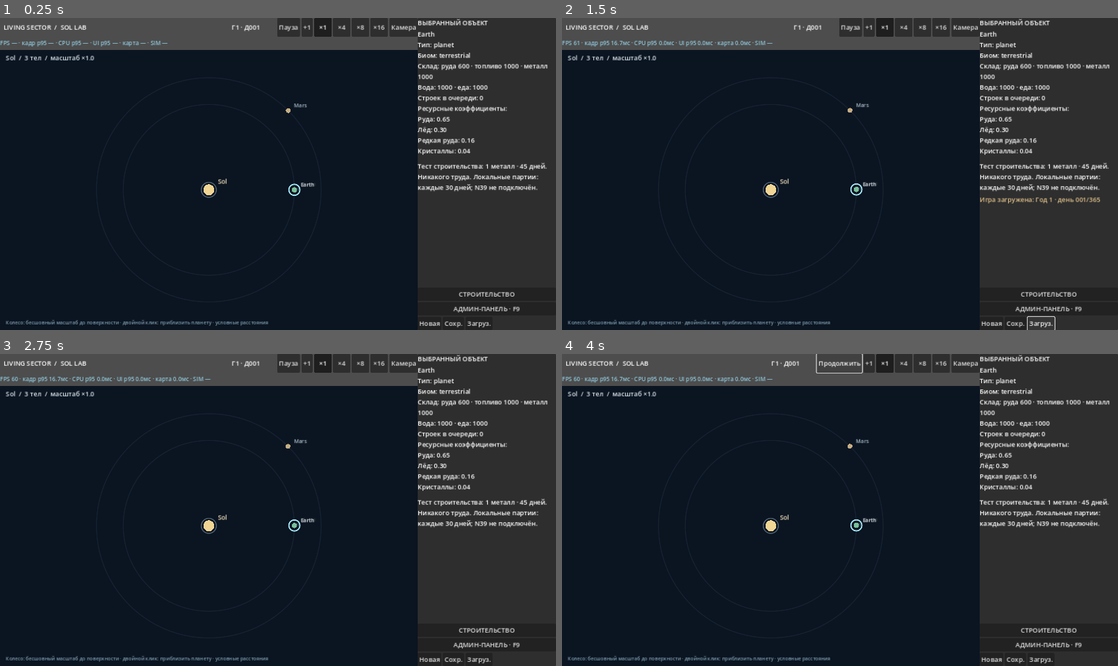
Above: before the commit, frames 1-4 (two rows, left to right).
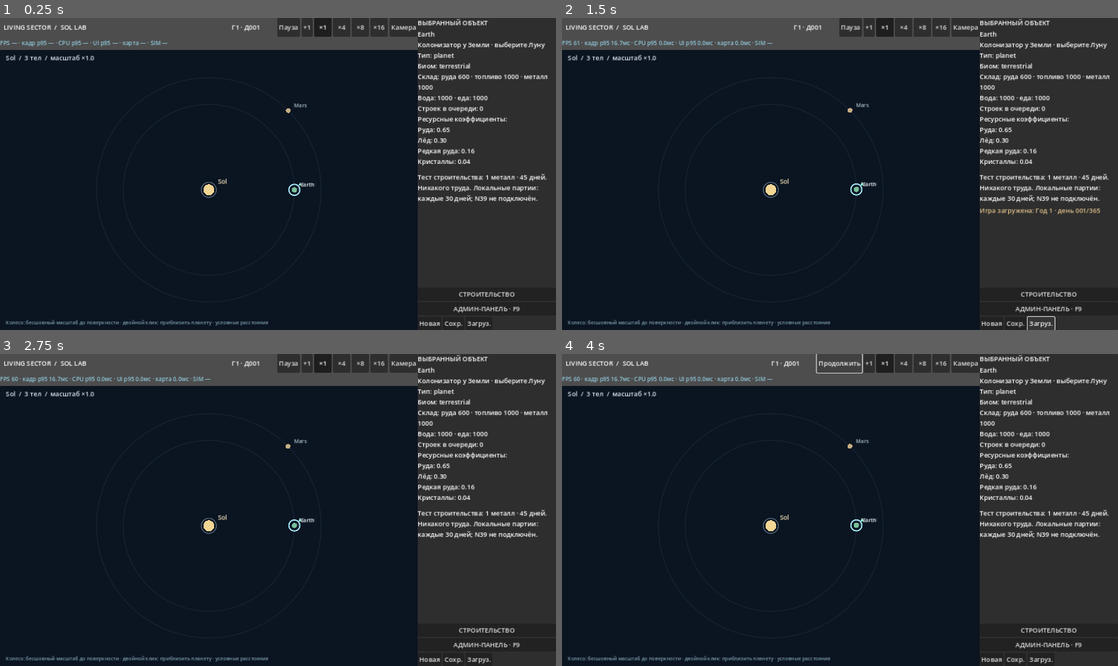
Above: after the commit, the same moments.

Repository: Mefits/Living-Sector
Game: Godot game, scene res://scenes/main.tscn
Same seed, same stepped clock (60 frames per second), same inputs: the game is played once before the commit and once after it.
Inputs:
- Up to frame 1 (0.25 s): no input
- Up to frame 2 (1.5 s): click "Сохр." at 0.5 s; click "Загруз." at 1.25 s
- Up to frame 3 (2.75 s): click "Новая" at 2 s
- Up to frame 4 (4 s): click "Новая" at 2.75 s; click "Пауза" at 3.5 s

The runs differ from the first frame. In frame 1, 2.7% of the frame differs, in the area x 53-99%, y 7-60%; in frame 2, 3.0%, in the area x 53-99%, y 7-64%; in frame 3, 2.7%; in frame 4, 2.7%.

Commit message:
Sol Lab: fly the starter colonizer to Luna and establish local inventory

Diff:
--- a/sol_lab/scripts/main.gd
+++ b/sol_lab/scripts/main.gd
@@ -19,6 +19,7 @@
 var native_time: float = 0.0
 var visual_tick_count: int = 0
 var visual_clock = NativeClock.new()
+var colony_button: Button
 var construction = ConstructionRuntime.new()
 var construction_ui_elapsed: float = 0.0
 var message_line: Label
@@ -146,6 +147,7 @@
     var filler := Control.new()
     filler.size_flags_vertical = Control.SIZE_EXPAND_FILL
     contents.add_child(filler)
+    colony_button = _button(contents, "Колонизировать Луну", _colonize_luna)
     _button(contents, "СТРОИТЕЛЬСТВО", _open_build)
     mode_button = _button(contents, "АДМИН-ПАНЕЛЬ · F9", _toggle_admin)
     var saves := HBoxContainer.new()
@@ -275,6 +277,11 @@
     if frame_profiler.display_due():
         _update_performance_label()
 
+func _colonize_luna() -> void:
+    if selected == "luna" and construction.expedition.depart(native_time):
+        _show_selected()
+        _notice("Колонизатор отправился к Луне")
+
 func _show_selected() -> void:
     if details == null:
         return
@@ -289,6 +296,15 @@
             "Строек в очереди: %d" % _pending_on(selected),
             "Ресурсные коэффициенты:"
         ]
+        var expedition = construction.expedition
+        colony_button.visible = selected == "luna" and expedition.ship.get("location") == "earth-colony"
+        if selected in ["earth", "luna"] and not expedition.ship.is_empty():
+            if expedition.ship.location == "transit":
+                items.insert(1, "Колонизатор → Луна · прибытие " + Calendar.calendar_text(expedition.ship.arrival))
+            else:
+                items.insert(1, "Колонизатор у Земли · выберите Луну")
+        elif selected == "luna" and not expedition.settlers.is_empty():
+            items.insert(1, "Население: %d" % int(expedition.settlers.population_count))
         var coeff: Dictionary = config.get("planets",{}).get(selected,{})
         for key in body.get("resources",{}).keys():
             items.append("%s: %.2f" % [Model.resource_label(str(key)),
@@ -433,6 +449,7 @@
     move_child(native_view, 0)
     native_view.set_world(_native_view_world())
     native_view.select_body(selected)
+    native_view.colonizer_progress = construction.expedition.progress(native_time)
     native_view.set_native_station_time(native_time)
 
 func _update_native_map() -> void:
@@ -440,6 +457,7 @@
         return
     var begun: int = Time.get_ticks_usec()
     native_view.update_world(_native_view_world())
+    native_view.colonizer_progress = construction.expedition.progress(native_time)
     native_view.set_native_station_time(native_time)
     _map_view_last_usec = maxi(0, Time.get_ticks_usec() - begun)
     _map_view_peak_usec = maxi(_map_view_peak_usec, _map_view_last_usec)
--- a/sol_lab/scripts/sol_construction_runtime.gd
+++ b/sol_lab/scripts/sol_construction_runtime.gd
@@ -11,6 +11,9 @@
 var now_native: float = 0.0
 var next_id: int = 1
 var sites: Array = []
+var expedition := preload("res://scripts/sol_lunar_expedition.gd").new()
+var initial_markets := 0
+var initial_manifest: Dictionary
 const CYCLE_DAYS := 30
 var planets: Dictionary = {}
 var producers: Array = []
@@ -19,6 +22,9 @@
 
 func setup(source_world: Dictionary, building_settings: Dictionary) -> void:
  world = source_world
+ expedition.reset(world)
+ initial_markets = world.get("markets", []).size()
+ initial_manifest = expedition.snapshot()
  settings = building_settings
  now_native = 0.0
  next_id = 1
@@ -119,6 +125,9 @@
  if not is_finite(new_native) or new_native < now_native:
   return completed
  now_native = new_native
+ if expedition.ship.get("location", "") == "transit" and now_native >= float(expedition.ship.arrival):
+  if expedition.land_if_due(world, now_native, _colony_owner("earth")):
+   completed.append("Колония на Луне основана")
  var remaining: Array = []
  for site in sites:
   if now_native + 0.000001 < float(site["finish_native"]):
@@ -155,6 +164,7 @@
 func snapshot() -> Dictionary:
  return {
   "version": VERSION,
+  "expedition": expedition.snapshot(),
   "system_id": str(world.get("system", {}).get("id", "")),
   "native_time": now_native,
   "next_id": next_id,
@@ -182,7 +192,14 @@
  if not (input_sites is Array) or not (input_facilities is Array) or (
      not (input_markets is Array)):
   return false
- if input_markets.size() != (world.get("markets", []) as Array).size():
+ var lunar := false
+ for item in input_markets:
+  if item is Dictionary and item.get("facility_id") == expedition.PORT:
+   lunar = true
+ var manifest: Variant = data.get("expedition", initial_manifest)
+ if not expedition.validate(manifest, lunar, float(t)):
+  return false
+ if input_markets.size() != initial_markets + int(lunar):
   return false
  var all_ids: Dictionary = {}
  var site_ids: Dictionary = {}
@@ -208,6 +225,8 @@
    if not (due is float or due is int) or not is_finite(float(due)) or float(due) <= float(t):
     return false
   all_ids[id] = f
+ if all_ids.has("facility-luna-ac") != lunar:
+  return false
  for site in input_sites:
   if not (site is Dictionary):
    return false
@@ -234,6 +253,7 @@
   if int(m["supply"].get("metals", -1)) < 0:
    return false
  # Commit all restored domains only after all checks pass.
+ expedition.restore(world, manifest)
  world["facilities"] = input_facilities.duplicate(true)
  world["markets"] = input_markets.duplicate(true)
  sites = input_sites.duplicate(true)
--- /dev/null
+++ b/sol_lab/scripts/sol_lunar_expedition.gd
@@ -0,0 +1,77 @@
+extends RefCounted
+## A single pre-equipped scenario ship. The landing consumes its manifest.
+const Calendar = preload("res://scripts/sol_calendar.gd")
+const Model = preload("res://scripts/sol_building_model.gd")
+const PORT := "luna-colony"
+const FLIGHT_DAYS := 12
+const PASSENGERS := 100
+const METALS := 2
+var ship: Dictionary = {}
+var settlers: Dictionary = {}
+
+func reset(world: Dictionary) -> void:
+ settlers = {}
+ ship = {}
+ if world.get("system", {}).get("id", "") == "system-sol":
+  ship = {"id":"sol-colonizer-1", "location":"earth-colony",
+   "population":PASSENGERS, "metals":METALS}
+
+func depart(now: float) -> bool:
+ if ship.get("location", "") != "earth-colony":
+  return false
+ ship.location = "transit"
+ ship["departure"] = now
+ ship["arrival"] = now + Calendar.days_to_native(FLIGHT_DAYS)
+ return true
+
+func progress(now: float) -> float:
+ if ship.is_empty():
+  return -1.0
+ if ship.location != "transit":
+  return 0.0
+ return clampf((now - float(ship.departure)) / (float(ship.arrival) - float(ship.departure)), 0.0, 1.0)
+
+func land_if_due(world: Dictionary, now: float, owner: String) -> bool:
+ if ship.get("location", "") != "transit" or now < float(ship.arrival):
+  return false
+ world.facilities.append({"id":"facility-luna-ac", "name":"Административный центр",
+  "type":"station", "body":"luna", "location":PORT, "faction_id":owner,
+  "surface_site":Model.surface_site("administrative_center"), "services":[], "docking_capacity":0})
+ world.markets.append({"id":"market-luna-colony", "facility_id":PORT,
+  "supply":{"metals":ship.metals}})
+ settlers = {"label":"Residents luna-colony", "facility_id":PORT,
+  "demographic":"workers", "population_count":ship.population, "faction_id":owner}
+ world.populations.append(settlers)
+ ship = {}
+ return true
+
+func snapshot() -> Dictionary:
+ return {"ship":ship.duplicate(), "settlers":settlers.duplicate()}
+
+func validate(data: Variant, lunar_market: bool, now: float) -> bool:
+ if not data is Dictionary or not data.get("ship") is Dictionary or not data.get("settlers") is Dictionary:
+  return false
+ var saved: Dictionary = data.ship
+ if lunar_market:
+  return saved.is_empty() and data.settlers.get("facility_id") == PORT and data.settlers.get("population_count") == PASSENGERS
+ if saved.is_empty():
+  return ship.is_empty() and settlers.is_empty() and data.settlers.is_empty()
+ if not data.settlers.is_empty() or saved.get("population") != PASSENGERS or saved.get("metals") != METALS:
+  return false
+ if saved.get("location") == "earth-colony":
+  return true
+ if saved.get("location") != "transit":
+  return false
+ var start := float(saved.get("departure", -1))
+ var end := float(saved.get("arrival", -1))
+ return start >= 0 and start <= now and end > now and is_equal_approx(end-start, Calendar.days_to_native(FLIGHT_DAYS))
+
+func restore(world: Dictionary, data: Dictionary) -> void:
+ var residents: Array = world.get("populations", [])
+ for i in range(residents.size()-1, -1, -1):
+  if residents[i].get("facility_id") == PORT:
+   residents.remove_at(i)
+ ship = data.ship.duplicate()
+ settlers = data.settlers.duplicate()
+ if not settlers.is_empty():
+  residents.append(settlers)
--- a/sol_lab/scripts/star_system_view.gd
+++ b/sol_lab/scripts/star_system_view.gd
@@ -938,11 +938,19 @@
 func _live_ship_count(body_id: String) -> int:
     return int(_ships_by_body.get(body_id, 0))
 
+var colonizer_progress := -1.0
+
 func _draw() -> void:
     var started: int = Time.get_ticks_usec()
     _draw_now_usec = started
     _draw_body_positions.clear()
     _draw_system()
+    if colonizer_progress >= 0 and not _body_by_id("earth").is_empty() and not _body_by_id("luna").is_empty():
+        var scale := _orbit_scale()
+        var origin := _body_position(_body_by_id("earth"), scale) + Vector2(14, -14)
+        var target := _body_position(_body_by_id("luna"), scale)
+        var pos := origin.lerp(target, colonizer_progress)
+        draw_colored_polygon(PackedVector2Array([pos + Vector2(0,-5), pos + Vector2(4,4), pos + Vector2(-4,4)]), Color("#93dfca"))
     _last_draw_usec = maxi(0, Time.get_ticks_usec() - started)
     _max_draw_usec = maxi(_max_draw_usec, _last_draw_usec)
     _draw_calls += 1
